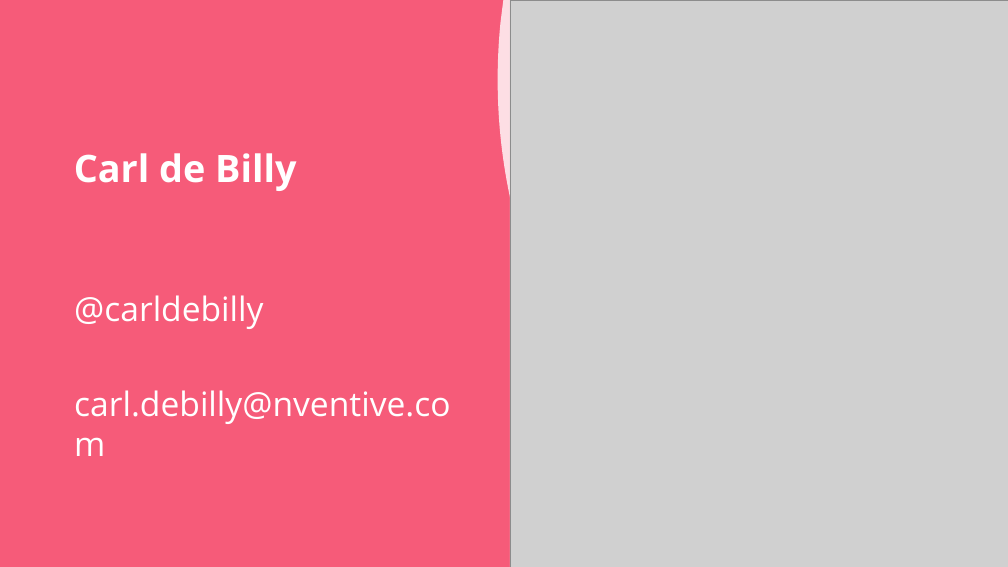
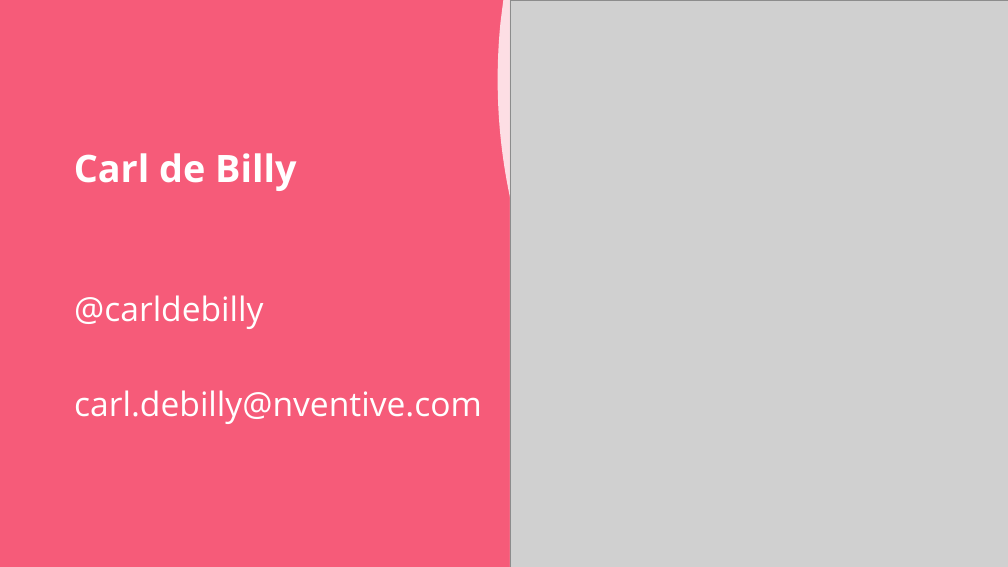
Before and after one commit to unoplatform/workshops, a slide deck: slide 3 of uno-bootcamp/slides/uno-bootcamp.pptx. Drawn at 1008x567 pixels with LibreOffice and Linux fonts; fonts in the diff are those of the drawing; grey boxes stand for pictures; background and template pictures are left out. Boxes give left, top, right and bottom in pixels: in the first picture for what was removed or moved away, otherwise in the second. Text is boxed around its words. In the diff, an @@ line names an element or a change of style, - is before the commit and + after.

```diff
--- a/uno-bootcamp/slides/uno-bootcamp.pptx
+++ b/uno-bootcamp/slides/uno-bootcamp.pptx
@@ text "@carldebilly" rewrapped from [74, 295, 451, 424] to [74, 295, 482, 424] @@
```
Also in this commit, not shown: 24 other slides changed.
